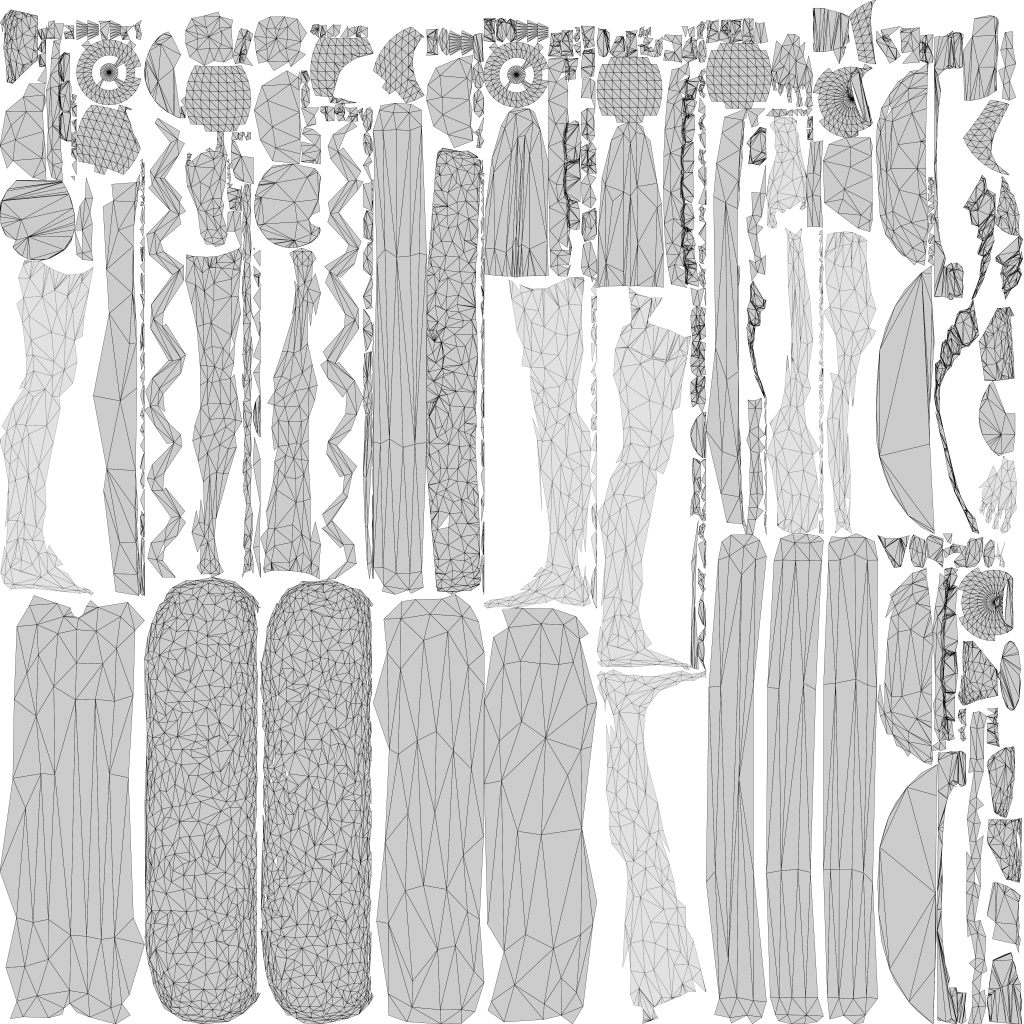
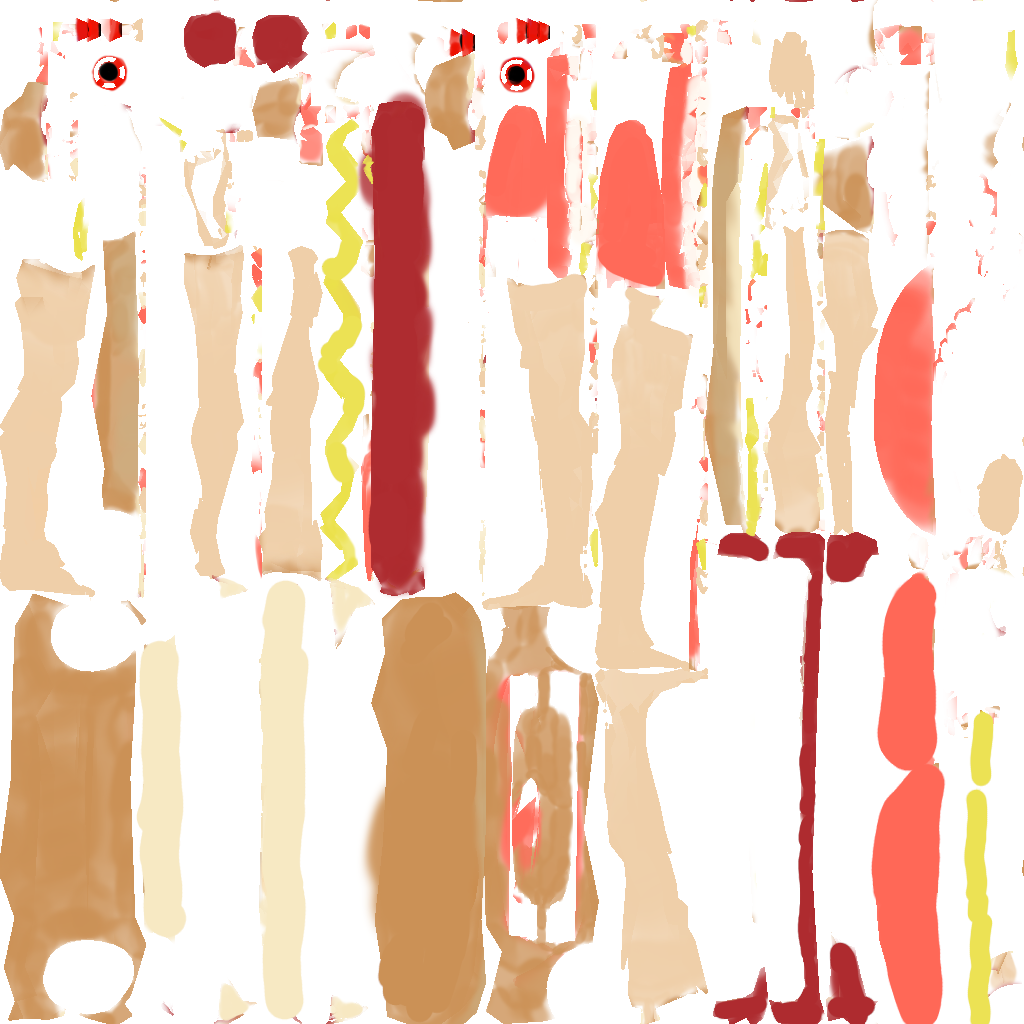
Comparing the layer stacks of the two 1024px x 1024px images. Changes:
removed layer "Legs" over [0, 117, 1024, 1024]
removed layer "uvlayout.png copy" over [0, 0, 1023, 1024]
showed "CDog.png", painted on it over [0, 0, 1024, 1024]
